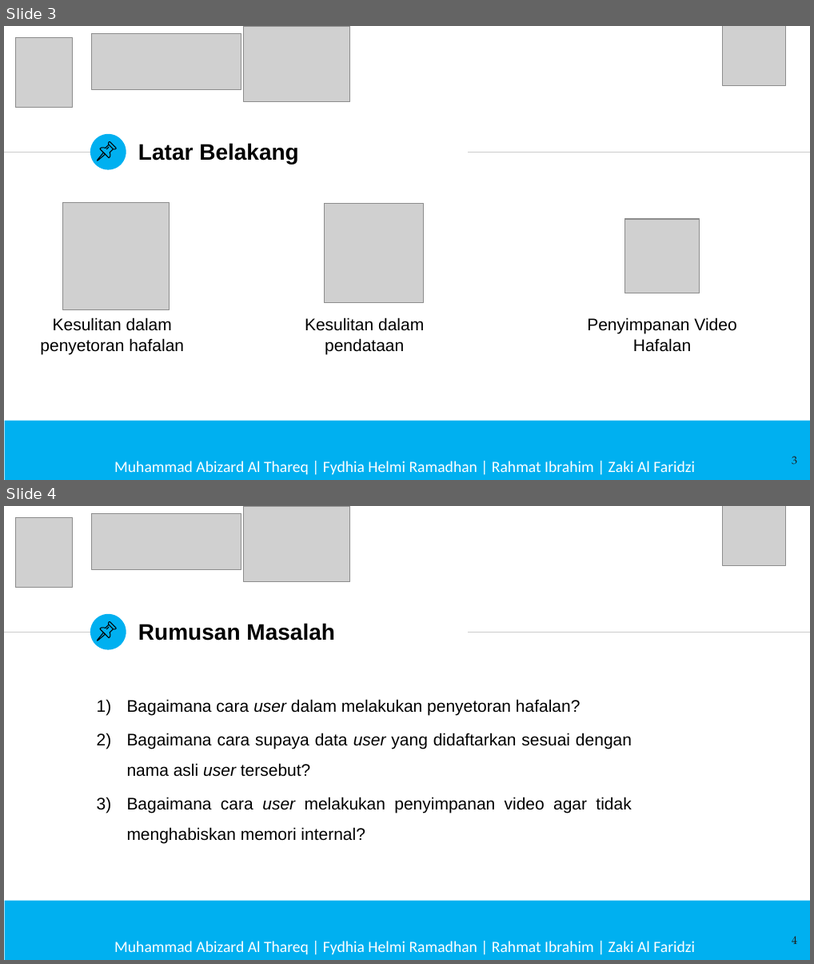
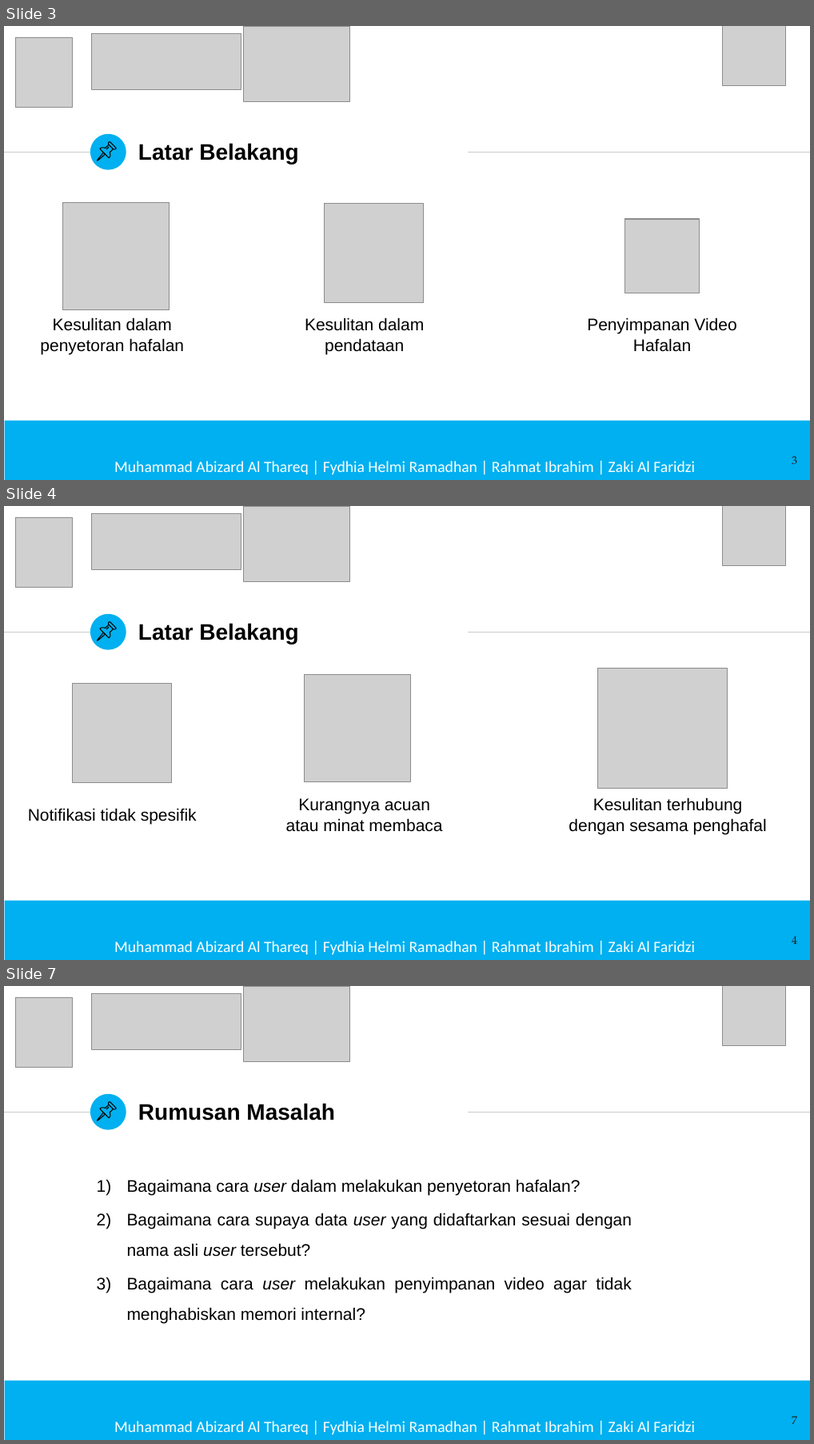
Before and after one commit to aabizardd/PA-Abizard-MYVOQU, a slide deck: PPT Prasidang/PPT Prasidang MyVoQu.pptx. Shown one above the other, each under a label of ours: slides 3 and 4 before the commit, slides 3, 4 and 7 after it; the slides between them are not shown. The pictures are 814x964 and 814x1444 pixels, drawn with LibreOffice and Linux fonts; fonts in the diff are those of the drawing; grey boxes stand for pictures; background and template pictures are left out. Boxes give left, top, right and bottom in pixels: in the first picture for what was removed or moved away, otherwise in the second. Text is boxed around its words. In the diff, an @@ line names an element or a change of style, - is before the commit and + after.

```diff
--- a/PPT Prasidang/PPT Prasidang MyVoQu.pptx
+++ b/PPT Prasidang/PPT Prasidang MyVoQu.pptx
@@ slide 4 added at (x1=4, y1=506, x2=810, y2=960), background #FFFFFF; not listed: 3 template elements that a slide beside it also shows @@
@@ picture added at (x1=15, y1=517, x2=73, y2=587) @@
@@ picture added at (x1=92, y1=513, x2=242, y2=569) @@
@@ picture added at (x1=243, y1=506, x2=350, y2=582) @@
@@ picture added at (x1=722, y1=506, x2=786, y2=566) @@
@@ title added at (x1=138, y1=623, x2=299, y2=644), 20 pt, text #000000, bold @@
+Latar Belakang
@@ group added at (x1=98, y1=621, x2=116, y2=640): 4 freeform shapes @@
@@ picture added at (x1=598, y1=668, x2=728, y2=789) @@
@@ picture added at (x1=73, y1=683, x2=172, y2=782) @@
@@ picture added at (x1=304, y1=675, x2=410, y2=781) @@
@@ text added at (x1=28, y1=808, x2=197, y2=824), 15 pt, text #000000 @@
+Notifikasi tidak spesifik
@@ text added at (x1=286, y1=798, x2=442, y2=832), 15 pt, text #000000 @@
+Kurangnya acuan
+atau minat membaca
@@ text added at (x1=569, y1=797, x2=767, y2=834), 15 pt, text #000000 @@
+Kesulitan terhubung dengan sesama penghafal
@@ rectangle added at (x1=5, y1=900, x2=810, y2=960), fill #00B0F0 @@
@@ page number added at (x1=792, y1=936, x2=798, y2=944), 10 pt, text #1D1D1B @@
+4
@@ text added at (x1=114, y1=940, x2=695, y2=954), 14 pt, text #FFFFFF @@
+Muhammad Abizard Al Thareq | Fydhia Helmi Ramadhan | Rahmat Ibrahim | Zaki Al Faridzi
@@ what was slide 4 is now slide 7 @@
@@ page number at (x1=792, y1=1416, x2=798, y2=1424): text changed @@
-4
+7
```
Also in this commit, not shown: 4 slides changed, 11 other slides added, 1 other file.
